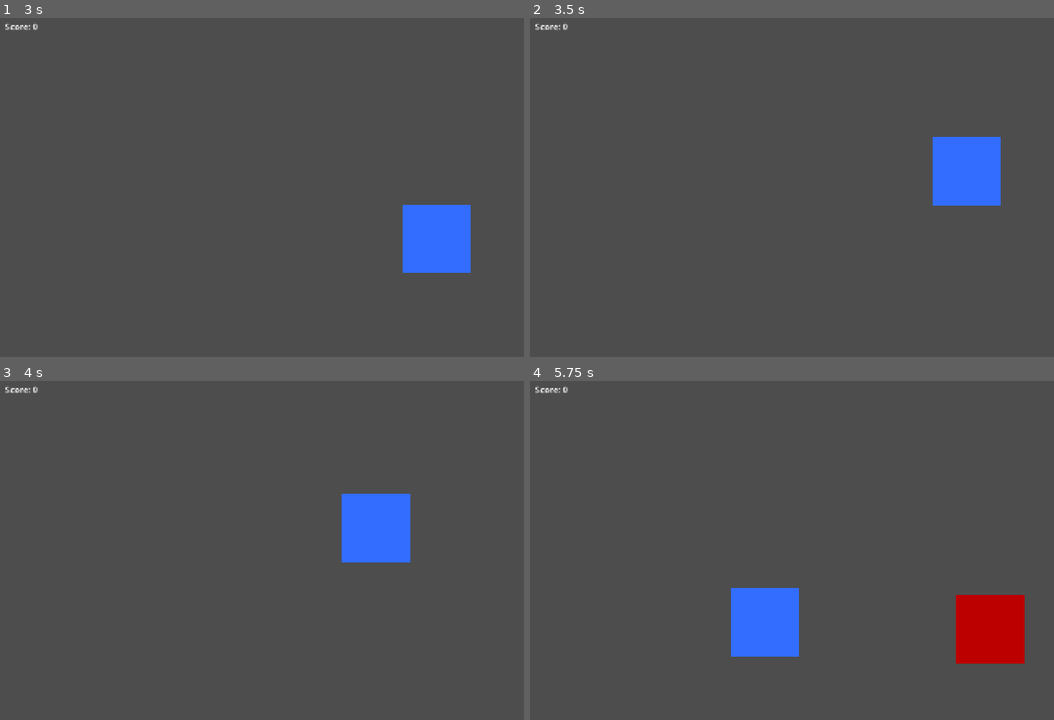
Above: before the commit, frames 1-4 (two rows, left to right).
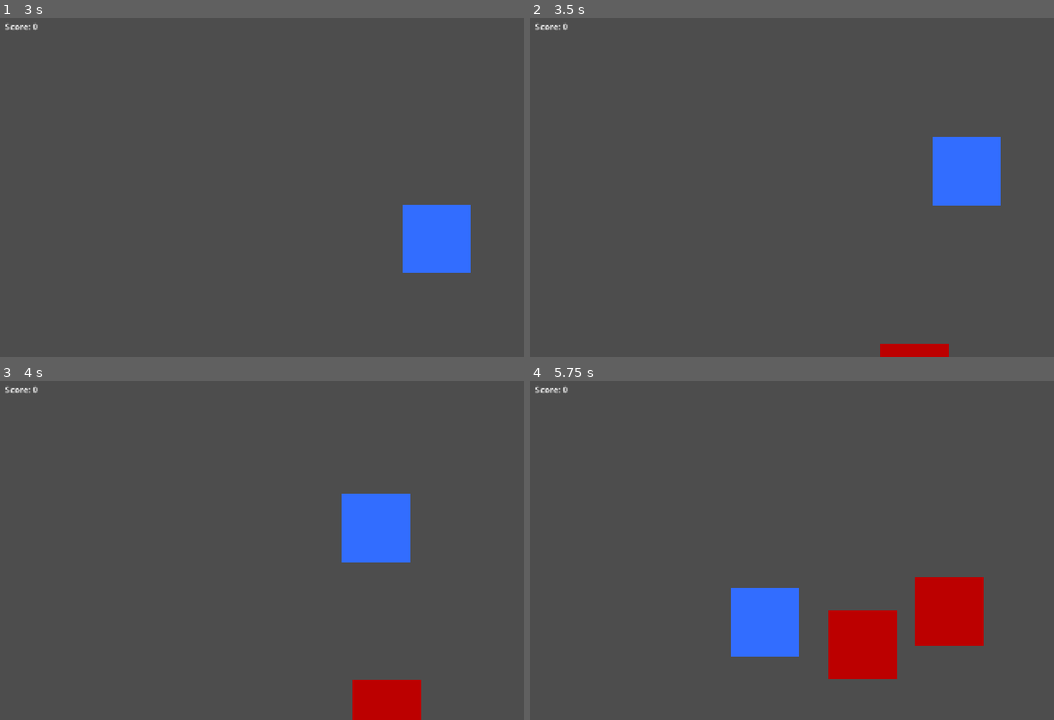
Above: after the commit, the same moments.

Repository: jv-porto12/arena-protocol
Game: Godot game, scene res://scenes/main/Main.tscn
Same seed, same stepped clock (60 frames per second), same inputs: the game is played once before the commit and once after it.
Inputs:
- Up to frame 1 (3 s): tap Enter at 0.5 s; hold D (move_right) 0.53-1.28 s; hold S (move_down) 1.28-2.03 s; hold D (move_right) 2.03-2.78 s; hold W (move_up) from 2.78 s (still down)
- Up to frame 2 (3.5 s): keep holding W (move_up)
- Up to frame 3 (4 s): release W (move_up) at 3.53 s; hold A (move_left) from 3.53 s (still down)
- Up to frame 4 (5.75 s): release A (move_left) at 5.03 s; hold S (move_down) from 5.03 s (still down)

Frame 1 is identical in both runs. In frame 2, 0.5% of the frame differs, in the area x 66-80%, y 96-100%; in frame 3, 1.6%; in frame 4, 6.4%, in the area x 56-95%, y 57-88%.

Commit message:
fixed enemy movement

Diff:
--- a/scenes/enemies/enemy.gd
+++ b/scenes/enemies/enemy.gd
@@ -18,6 +18,8 @@
 		player.global_position
 	)
 
+	global_position += direction * move_speed * delta
+
 func _on_body_entered(body: Node2D) -> void:
 	if body.is_in_group("player"):
 		GameManager.add_score(score_value)
